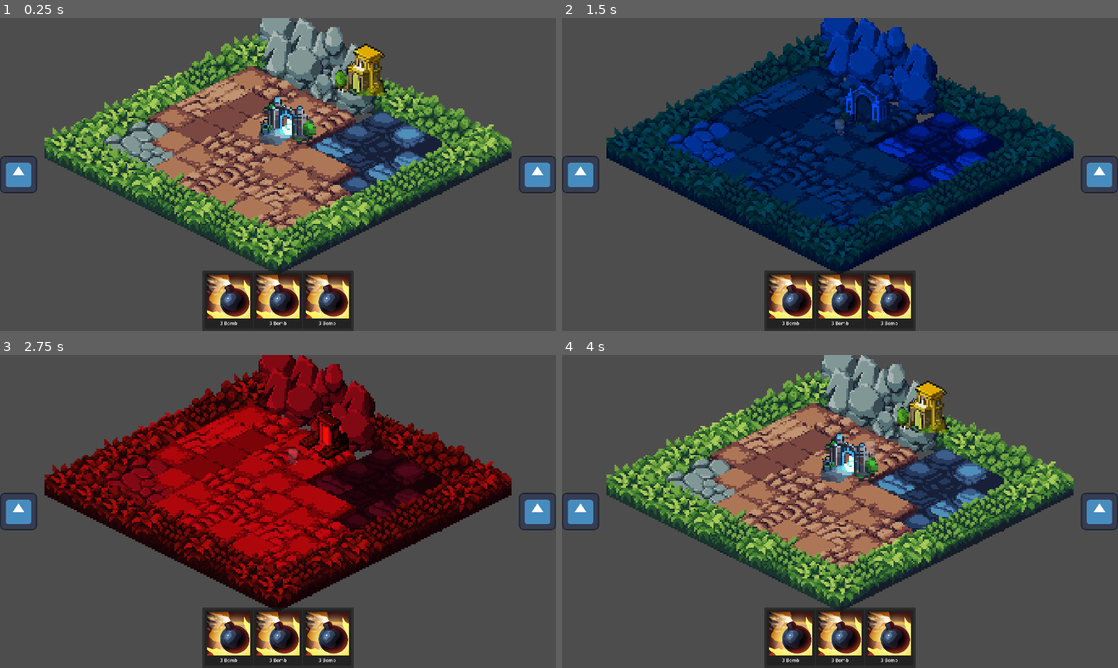
Above: before the commit, frames 1-4 (two rows, left to right).
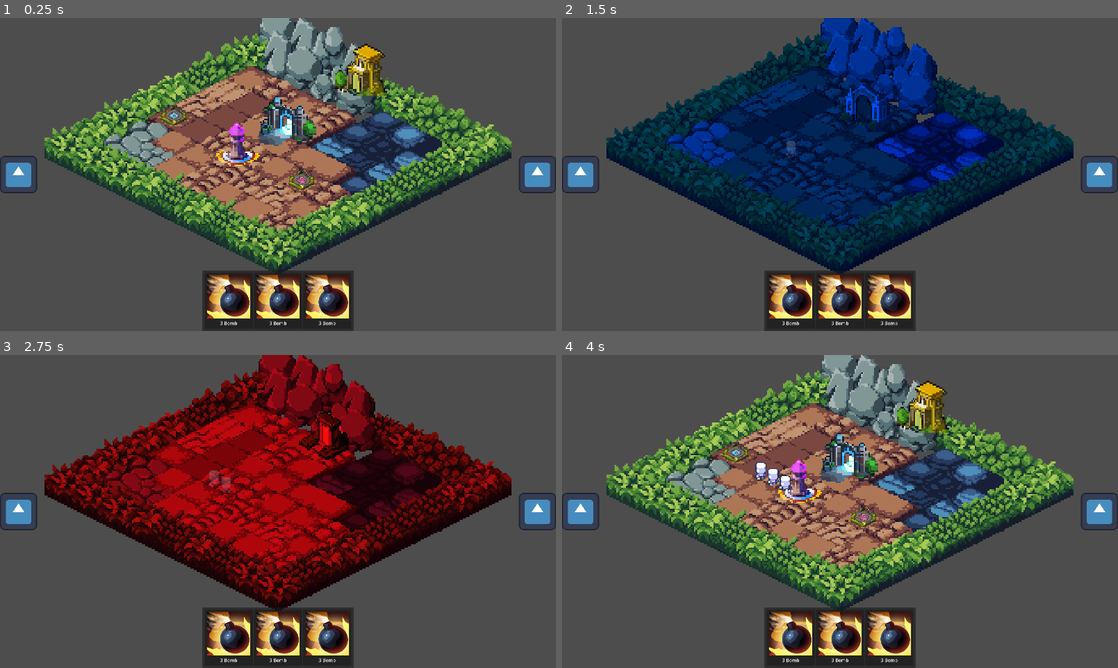
Above: after the commit, the same moments.

Repository: HephaistosForge/Chronominions
Game: Godot game, scene res://playgrounds/playground_christoph.tscn
The game is run twice, just before and just after one commit, with the same random seed, the same clock (stepped at 60 frames per second) and the same inputs. This scene is started directly instead of the project's main scene. The engine's default icon, where the game draws it, is replaced by a stand-in: a white triangle on a blue panel in a dark square.
Inputs (mouse positions are in pixels of both pictures, inside the frame that each line leads up to):
- Up to frame 1 (0.25 s): no input
- Up to frame 2 (1.5 s): click (1101, 174) at 0.5 s; click (1101, 174) at 1.25 s
- Up to frame 3 (2.75 s): click (16, 511) at 2 s
- Up to frame 4 (4 s): click (578, 511) at 2.75 s; click (578, 511) at 3.5 s

The runs differ from the first frame. In frame 1, 0.9% of the frame differs, in the area x 28-57%, y 27-55%; in frame 2, 0.1%; in frame 3, 0.2%; in frame 4, 1.2%.
Error before the commit: Assertion failed: All epoch tile maps must be in different epochs (res://game_objects/map/epoch_map/epoch_map.gd:15)

Commit message:
added teleporter, and visuals for spawner

Diff:
--- a/game_objects/lemming_spawner/lemming_spawner.gd
+++ b/game_objects/lemming_spawner/lemming_spawner.gd
@@ -7,8 +7,8 @@
 var direction = [Globals.NW,Globals.NE,Globals.SW,Globals.SE]
 
 
-@export var lemming_population: int = 1
-@export var init_direction: Vector2 = Globals.NE
+@export var lemming_population: int = 5
+@export var init_direction: Vector2 = Globals.NW
 
 var epoch: Globals.Epoch
 
--- a/game_objects/lemming_spawner/lemming_spawner.tscn
+++ b/game_objects/lemming_spawner/lemming_spawner.tscn
@@ -1,6 +1,7 @@
-[gd_scene load_steps=2 format=3 uid="uid://cfiv0ufmapcy1"]
+[gd_scene load_steps=3 format=3 uid="uid://cfiv0ufmapcy1"]
 
 [ext_resource type="Script" path="res://game_objects/lemming_spawner/lemming_spawner.gd" id="1_k8wrn"]
+[ext_resource type="Texture2D" uid="uid://dolgp074blr0l" path="res://art/mockup/spawner.png" id="2_e4bou"]
 
 [node name="LemmingSpawner" type="Node2D"]
 script = ExtResource("1_k8wrn")
@@ -8,4 +9,8 @@
 [node name="Timer" type="Timer" parent="."]
 autostart = true
 
+[node name="Sprite2D" type="Sprite2D" parent="."]
+position = Vector2(0, -6)
+texture = ExtResource("2_e4bou")
+
 [connection signal="timeout" from="Timer" to="." method="_on_timer_timeout"]
--- /dev/null
+++ b/game_objects/teleporter/teleporter.gd
@@ -0,0 +1,26 @@
+class_name Teleporter extends Area2D
+
+signal ported
+@export var partner: Teleporter
+@export var cooldown: Array
+# Called when the node enters the scene tree for the first time.
+func _ready():
+	self.body_entered.connect(self._on_body_enter)
+	partner.ported.connect(handle_cooldown_for_body)
+
+func _on_body_enter(body: Node2D):
+	if body is Lemming:
+		print("Teleporter detected a lemming")
+		print("Partner is ",partner.global_position)
+		if body not in cooldown:
+			ported.emit(body)
+			handle_cooldown_for_body(body)
+			body.global_position = partner.global_position
+
+
+
+
+func handle_cooldown_for_body(body: Node2D):
+	cooldown.append(body)
+	await get_tree().create_timer(3).timeout
+	cooldown.erase(body)
--- /dev/null
+++ b/game_objects/teleporter/teleporterA.tscn
@@ -0,0 +1,20 @@
+[gd_scene load_steps=4 format=3 uid="uid://brm87ali1qau2"]
+
+[ext_resource type="Script" path="res://game_objects/teleporter/teleporter.gd" id="1_dlvup"]
+[ext_resource type="Texture2D" uid="uid://cagsk1mhg6381" path="res://art/mockup/portalA.png" id="2_7b3c8"]
+
+[sub_resource type="RectangleShape2D" id="RectangleShape2D_qllc7"]
+size = Vector2(7.87718, 6.241)
+
+[node name="TeleporterA" type="Area2D"]
+script = ExtResource("1_dlvup")
+
+[node name="CollisionShape2D" type="CollisionShape2D" parent="."]
+position = Vector2(0.5, 1)
+rotation = -0.801106
+shape = SubResource("RectangleShape2D_qllc7")
+
+[node name="Sprite2D" type="Sprite2D" parent="."]
+scale = Vector2(0.5, 0.5)
+texture = ExtResource("2_7b3c8")
+metadata/_edit_lock_ = true
--- /dev/null
+++ b/game_objects/teleporter/teleporterB.tscn
@@ -0,0 +1,20 @@
+[gd_scene load_steps=4 format=3 uid="uid://csl1h4hug7tg5"]
+
+[ext_resource type="Script" path="res://game_objects/teleporter/teleporter.gd" id="1_66o4i"]
+[ext_resource type="Texture2D" uid="uid://dkyqy4fwxuwoj" path="res://art/mockup/portalB.png" id="2_kov62"]
+
+[sub_resource type="RectangleShape2D" id="RectangleShape2D_xlxwn"]
+size = Vector2(8.08138, 7.71633)
+
+[node name="TeleporterB" type="Area2D"]
+script = ExtResource("1_66o4i")
+
+[node name="CollisionShape2D" type="CollisionShape2D" parent="."]
+position = Vector2(0.417979, 1.23164)
+rotation = 0.720821
+shape = SubResource("RectangleShape2D_xlxwn")
+
+[node name="Sprite2D" type="Sprite2D" parent="."]
+scale = Vector2(0.5, 0.5)
+texture = ExtResource("2_kov62")
+metadata/_edit_lock_ = true
--- a/playgrounds/playground_christoph.tscn
+++ b/playgrounds/playground_christoph.tscn
@@ -1,30 +1,48 @@
-[gd_scene load_steps=7 format=3 uid="uid://d11ptteyfqwgj"]
+[gd_scene load_steps=9 format=3 uid="uid://d11ptteyfqwgj"]
 
 [ext_resource type="PackedScene" uid="uid://iup344dbdef3" path="res://game_objects/map/world/world.tscn" id="1_m7h5j"]
 [ext_resource type="PackedScene" uid="uid://bnmtihuiugbgs" path="res://game_objects/lemming_despawner/lemming_despawner.tscn" id="3_0kgbd"]
 [ext_resource type="PackedScene" uid="uid://cfiv0ufmapcy1" path="res://game_objects/lemming_spawner/lemming_spawner.tscn" id="4_o8lne"]
 [ext_resource type="PackedScene" uid="uid://cu1j12yv7o3mp" path="res://game_objects/time_gate/time_gate_future.tscn" id="4_refny"]
 [ext_resource type="PackedScene" uid="uid://derk6ivycqo77" path="res://game_objects/time_gate/time_gate_past.tscn" id="5_gvjf7"]
+[ext_resource type="PackedScene" uid="uid://brm87ali1qau2" path="res://game_objects/teleporter/teleporterA.tscn" id="5_w7reb"]
 [ext_resource type="PackedScene" uid="uid://c2sij2maj6kep" path="res://game_objects/time_gate/time_gate_present.tscn" id="6_srf7e"]
+[ext_resource type="PackedScene" uid="uid://csl1h4hug7tg5" path="res://game_objects/teleporter/teleporterB.tscn" id="6_v4a61"]
 
 [node name="PlaygroundChristoph" type="Node2D"]
 
 [node name="World" parent="." instance=ExtResource("1_m7h5j")]
 position = Vector2(1641, 653.5)
 
-[node name="LemmingSpawner" parent="World/EpochMap/EpochTileMap" index="0" instance=ExtResource("4_o8lne")]
-position = Vector2(-3.75, -7.9375)
-scale = Vector2(0.125, 0.125)
-
-[node name="LemmingDespawner" parent="World/EpochMap/EpochTileMap" index="1" instance=ExtResource("3_0kgbd")]
+[node name="LemmingDespawner" parent="World/EpochMap/EpochTileMap" index="0" instance=ExtResource("3_0kgbd")]
 z_index = 1
 y_sort_enabled = true
 position = Vector2(51.25, -43.8125)
 
-[node name="TimeGate" parent="World/EpochMap/EpochTileMap" index="2" instance=ExtResource("4_refny")]
+[node name="TimeGate" parent="World/EpochMap/EpochTileMap" index="1" instance=ExtResource("4_refny")]
 z_index = 2
 y_sort_enabled = true
 position = Vector2(5.375, -13.6875)
+
+[node name="LemmingSpawner" parent="World/EpochMap/EpochTileMap" index="2" instance=ExtResource("4_o8lne")]
+z_index = 1
+y_sort_enabled = true
+position = Vector2(-26, 5.5625)
+
+[node name="Teleporter" parent="World/EpochMap/EpochTileMap" index="3" node_paths=PackedStringArray("partner") instance=ExtResource("5_w7reb")]
+z_index = 1
+y_sort_enabled = true
+position = Vector2(-64.375, -18.0625)
+partner = NodePath("../Teleporter2")
+
+[node name="Teleporter2" parent="World/EpochMap/EpochTileMap" index="4" node_paths=PackedStringArray("partner") instance=ExtResource("6_v4a61")]
+z_index = 1
+y_sort_enabled = true
+position = Vector2(14.25, 21.6875)
+partner = NodePath("../Teleporter")
+
+[node name="EpochTileMap2" parent="World/EpochMap" index="1"]
+epoch = 1
 
 [node name="TimeGate" parent="World/EpochMap/EpochTileMap2" index="0" instance=ExtResource("5_gvjf7")]
 visible = false
@@ -33,7 +51,7 @@
 position = Vector2(27.875, -28.1875)
 
 [node name="EpochTileMap3" parent="World/EpochMap" index="2"]
-epoch = 1
+epoch = 2
 
 [node name="TimeGate" parent="World/EpochMap/EpochTileMap3" index="0" instance=ExtResource("6_srf7e")]
 visible = false
Binary file added: art/mockup/portalA.png
Not shown, added: art/mockup/portalA.png.import
Binary file added: art/mockup/portalB.png
Not shown, added: art/mockup/portalB.png.import
Binary file added: art/mockup/spawner.png
Not shown, added: art/mockup/spawner.png.import
